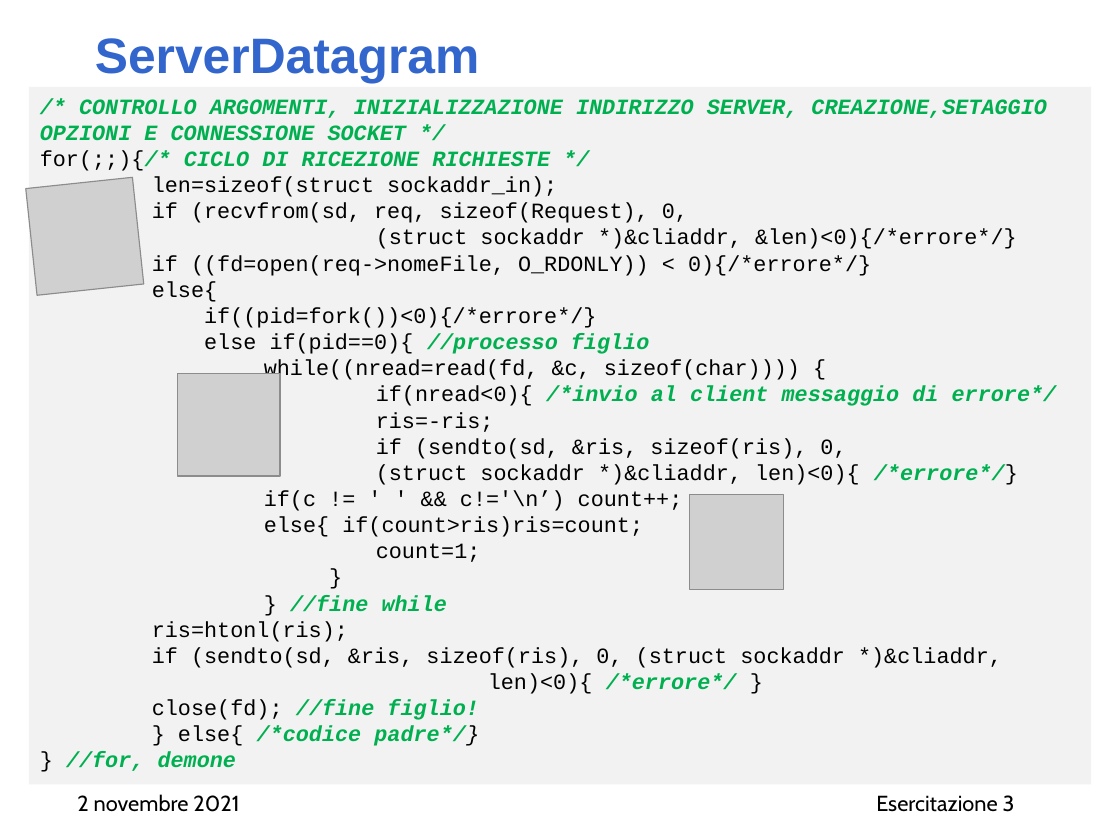
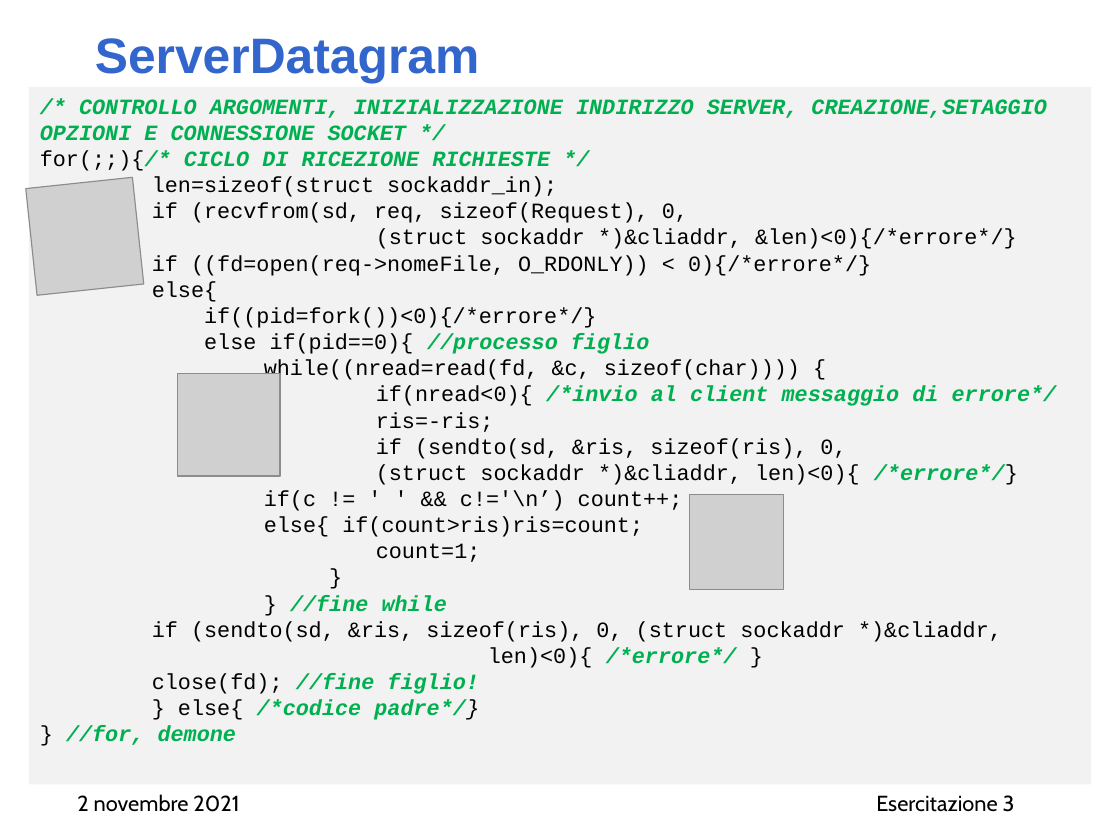
Before and after one commit to AliceTurrini/RetiCalcolatori, a slide deck: slide 4 of Es3/Presentazione_es3_2_novembre.pptx. Drawn at 1120x840 pixels with LibreOffice and Linux fonts; fonts in the diff are those of the drawing; grey boxes stand for pictures. Boxes give left, top, right and bottom in pixels: in the first picture for what was removed or moved away, otherwise in the second. Text is boxed around its words. In the diff, an @@ line names an element or a change of style, - is before the commit and + after.

```diff
--- a/Es3/Presentazione_es3_2_novembre.pptx
+++ b/Es3/Presentazione_es3_2_novembre.pptx
@@ text in rectangle at [152,621,348,642]: paragraph removed @@
-ris=htonl(ris);
```
Also in this commit, not shown: 1 other slide changed.
